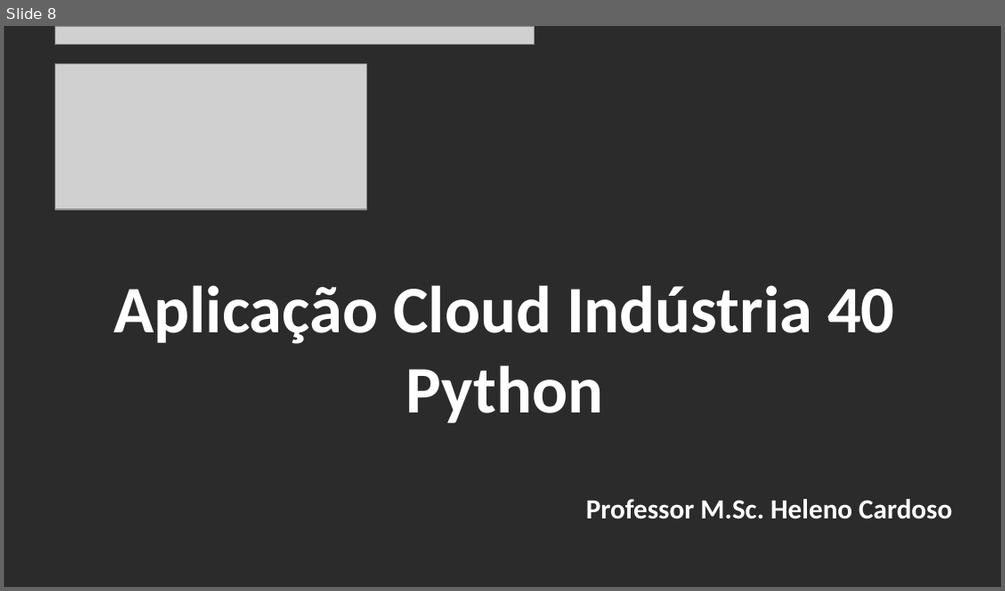
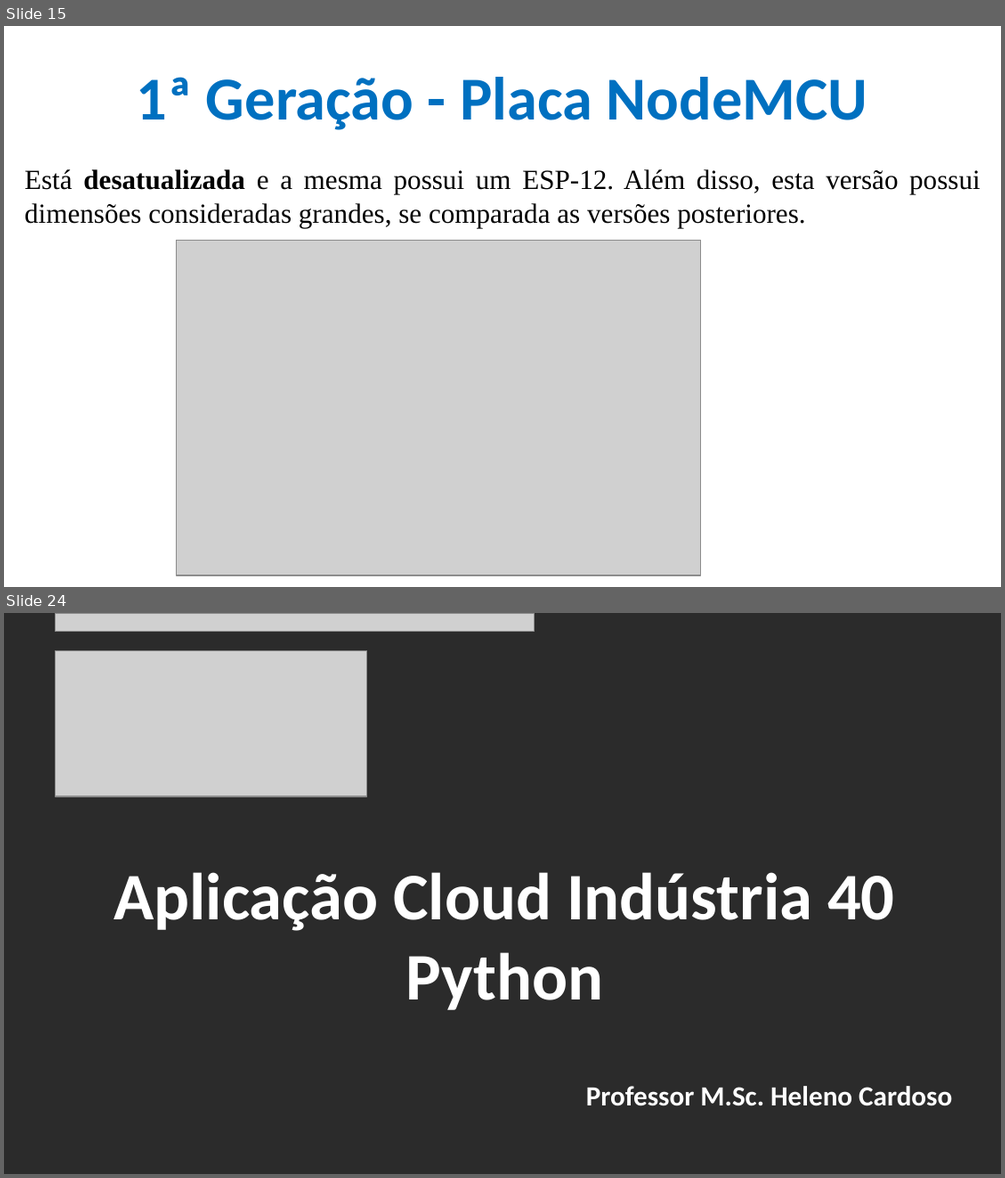
Before and after one commit to CloudEducationBrazil/WydenArea1AplicacaoCloudIndustria40Python, a slide deck: 01 Classes/Aula 05 - Aplicação Cloud Indústria 40 Python IoT Plataforma Nodemcu.pptx. Shown one above the other, each under a label of ours: slide 8 before the commit, slides 15 and 24 after it; the slides between them are not shown. The pictures are 1005x591 and 1005x1178 pixels, drawn with LibreOffice and Linux fonts; fonts in the diff are those of the drawing; grey boxes stand for pictures; background and template pictures are left out; a plain dark background stands for a picture behind light text. Boxes give left, top, right and bottom in pixels: in the first picture for what was removed or moved away, otherwise in the second. Text is boxed around its words. In the diff, an @@ line names an element or a change of style, - is before the commit and + after.

```diff
--- a/01 Classes/Aula 05 - Aplicação Cloud Indústria 40 Python IoT Plataforma Nodemcu.pptx
+++ b/01 Classes/Aula 05 - Aplicação Cloud Indústria 40 Python IoT Plataforma Nodemcu.pptx
@@ slide 15 added at bbox=[4, 26, 1001, 587], background picture (left out) @@
@@ title added at bbox=[136, 77, 868, 130], 44 pt, text #0070C0, bold @@
+1ª Geração - Placa NodeMCU
@@ text added at bbox=[24, 169, 980, 227], 20 pt, text #000000 @@
+Está desatualizada e a mesma possui um ESP-12. Além disso, esta versão possui dimensões consideradas grandes, se comparada as versões posteriores.
@@ picture added at bbox=[177, 240, 701, 575] @@
@@ what was slide 8 is now slide 24 @@
```
Also in this commit, not shown: 6 slides changed, 15 other slides added.
